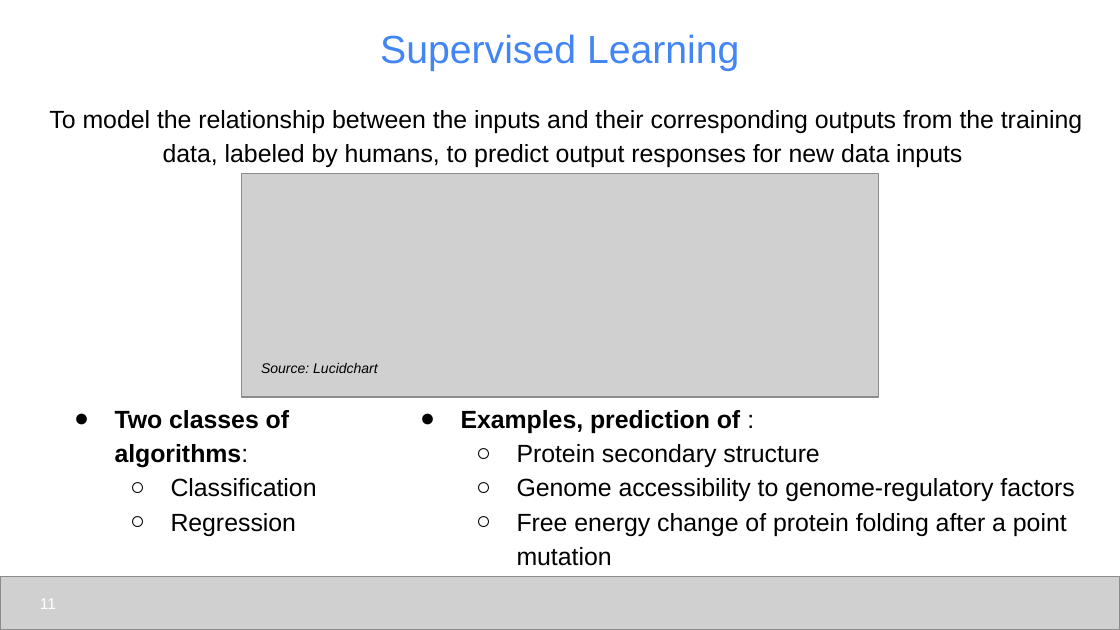
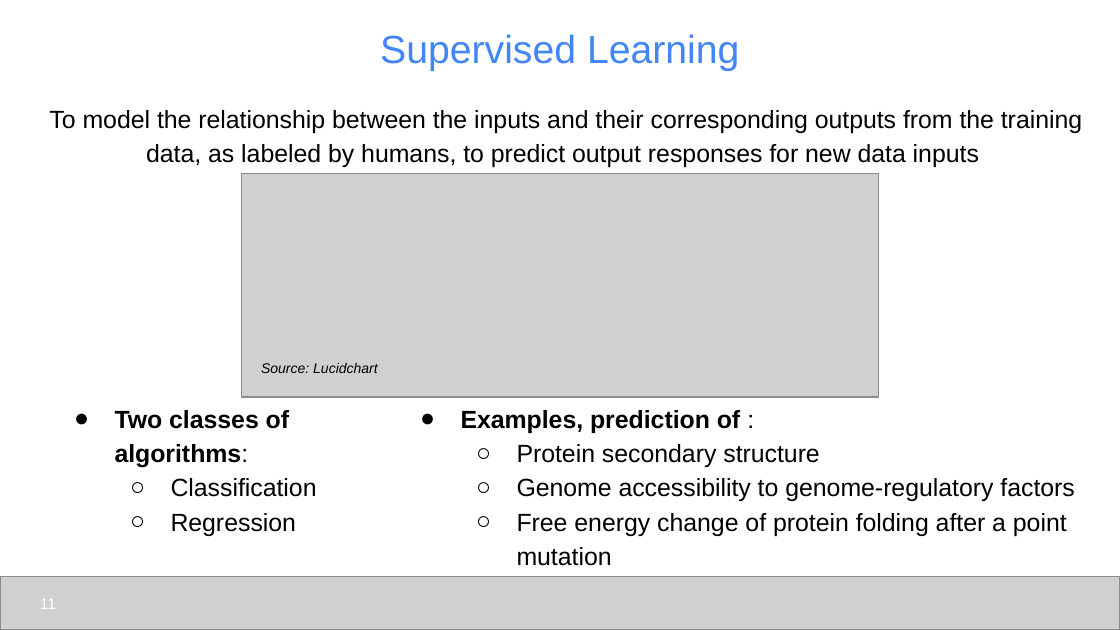
Before and after one commit to udel-cbcb/al_ml_workshop, a slide deck: slide 11 of Day_1/Lectures/Day_1_Lecture_1_Introduction_to_Artificial_Intelligence_and_Machine_Learning.pptx. Drawn at 1120x630 pixels with LibreOffice and Linux fonts; fonts in the diff are those of the drawing; grey boxes stand for pictures. Boxes give left, top, right and bottom in pixels: in the first picture for what was removed or moved away, otherwise in the second. Text is boxed around its words. In the diff, an @@ line names an element or a change of style, - is before the commit and + after.

```diff
--- a/Day_1/Lectures/Day_1_Lecture_1_Introduction_to_Artificial_Intelligence_and_Machine_Learning.pptx
+++ b/Day_1/Lectures/Day_1_Lecture_1_Introduction_to_Artificial_Intelligence_and_Machine_Learning.pptx
@@ text at [49,110,1082,167]: text changed @@
-To model the relationship between the inputs and their corresponding outputs from the training data, labeled by humans, to predict output responses for new data inputs
+To model the relationship between the inputs and their corresponding outputs from the training data, as labeled by humans, to predict output responses for new data inputs
```
Also in this commit, not shown: 18 other slides changed, 7 other files.
